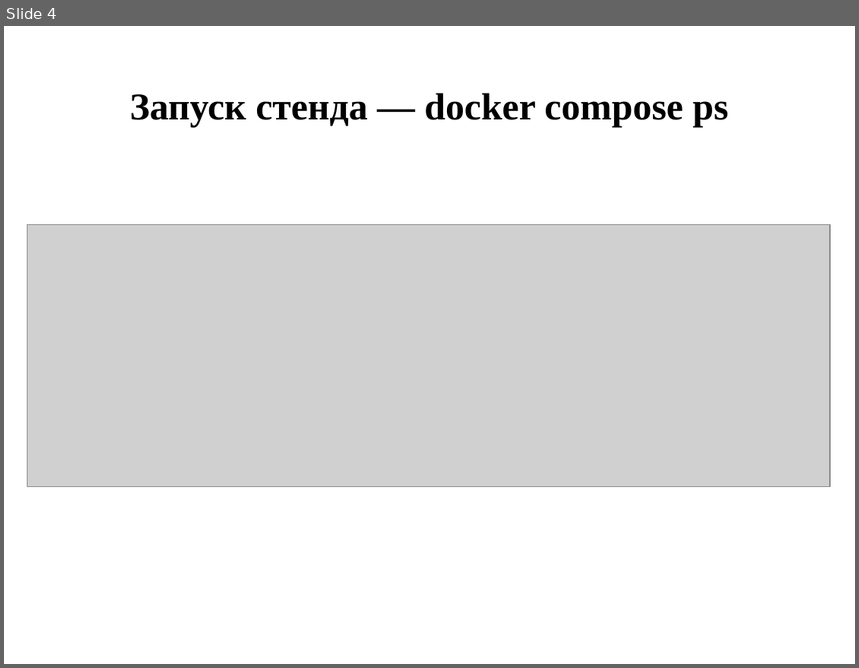
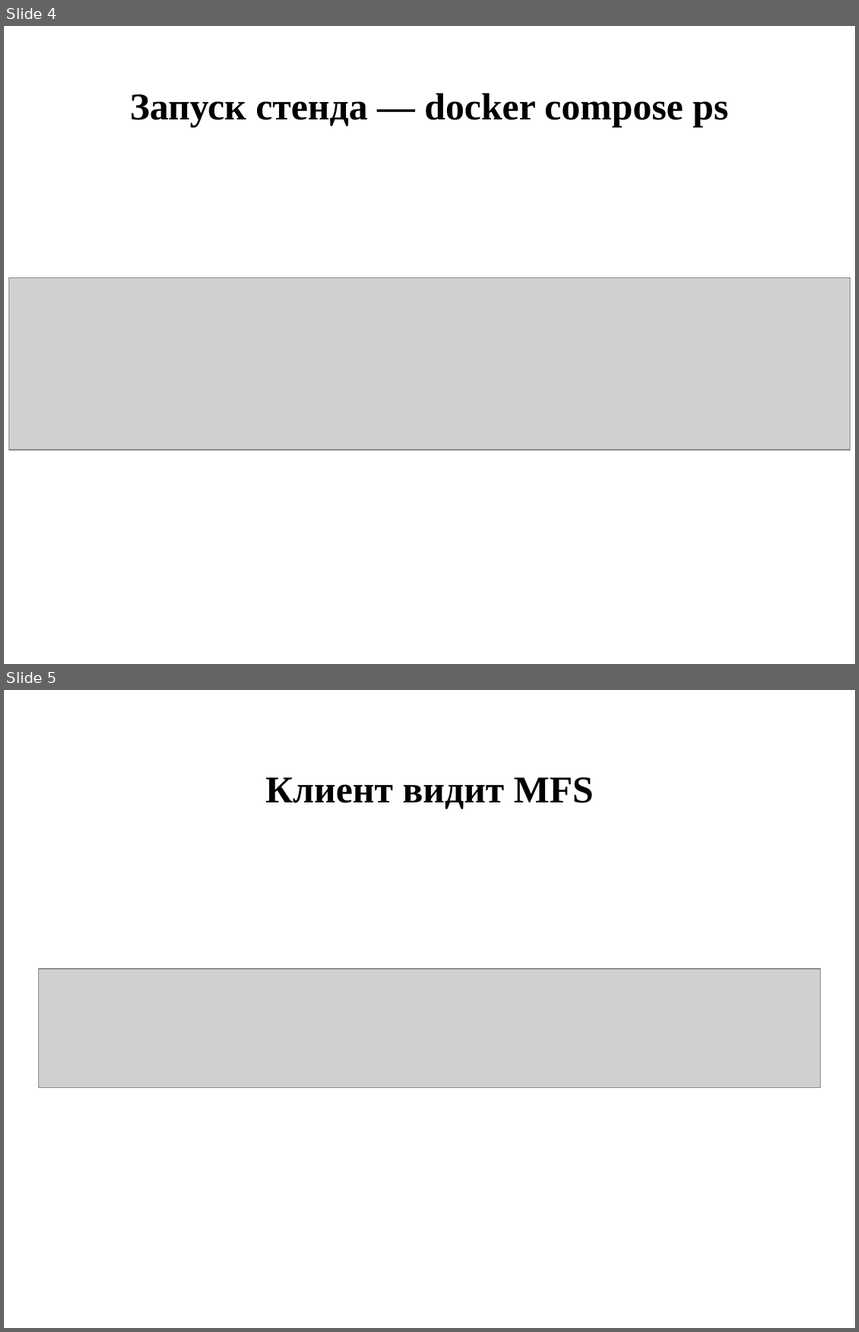
Before and after one commit to KolManis/moosefs-cluster-testing, a slide deck: MooseFS.pptx. Shown one above the other, each under a label of ours: slide 4 before the commit, slides 4 and 5 after it. The pictures are 859x668 and 859x1332 pixels, drawn with LibreOffice and Linux fonts; fonts in the diff are those of the drawing; grey boxes stand for pictures. Boxes give left, top, right and bottom in pixels: in the first picture for what was removed or moved away, otherwise in the second. Text is boxed around its words. In the diff, an @@ line names an element or a change of style, - is before the commit and + after.

```diff
--- a/MooseFS.pptx
+++ b/MooseFS.pptx
@@ slide 5 added at box(4, 690, 855, 1328), background #FFFFFF @@
@@ title added at box(265, 777, 594, 809), 32 pt, text #000000, bold @@
+Клиент видит MFS
@@ picture added at box(39, 969, 821, 1088) @@
@@ slide 4 changed as well @@
@@ picture: place and size @@
-picture at box(28, 224, 831, 487)
+picture at box(9, 278, 850, 450)
```
Also in this commit, not shown: 8 other slides changed.
